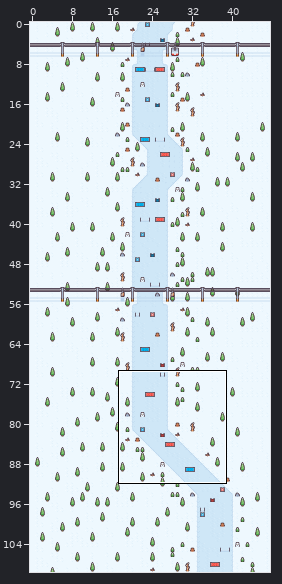
Level history. Tiled map: exe/dist/trace.tmx. The picture above shows the old version from afar; the outline marks the close-up.
Close-up. Before:
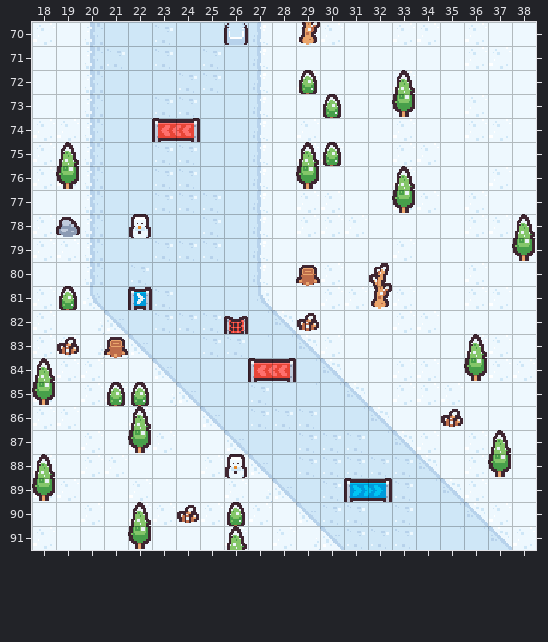
Cells are 16x16 px. Shown: x 18..38, y 70..91. The commit also changed other parts of the map, which this record leaves out. The commit also replaced the tileset; all pictures use the new one.
The result:
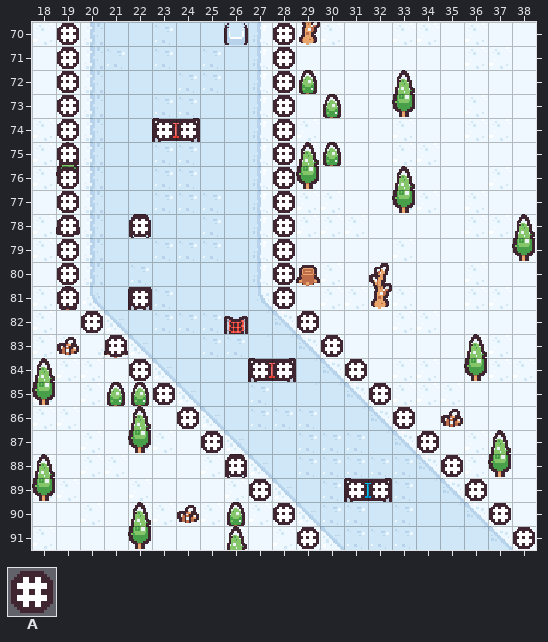
Key: from "tilemap": A 123.
_ is an empty cell.
Tiles of an added or newly shown layer are drawn over the layers below it.
Edits made:
Changed rows in their new state; . is an unchanged cell.
Layer "collision" (now shown):
first column x 19:
70 A........A..........
71 A........A..........
72 A........A..........
73 A........A..........
74 A...AA...A..........
75 A........A..........
76 A........A..........
77 A........A..........
78 A..A.....A..........
79 A........A..........
80 A........A..........
81 A..A.....A..........
82 .A........A.........
83 ..A........A........
84 ...A....AA..A.......
85 ....A........A......
86 .....A........A.....
87 ......A........A....
88 .......A........A...
89 ........A...AA...A..
90 .........A........A.
91 ..........A........A
